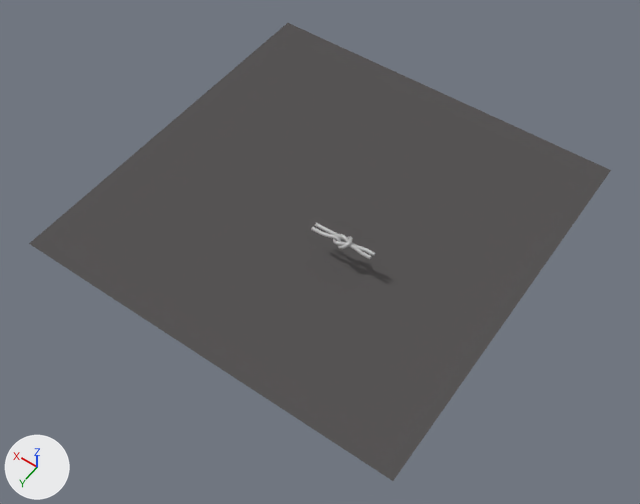
Before and after pictures for a commit that changed the Blender file knot_blank.blend.
Camera for both pictures: a 50 mm lens placed at (-28.4, 44.8, 67.8), pointed at (3.6, 0.0, -2.6). The lights are fixed; the arrows at lower left show +X, +Y and +Z.

Names of what the first picture shows: 'Knot', 'Plane'.
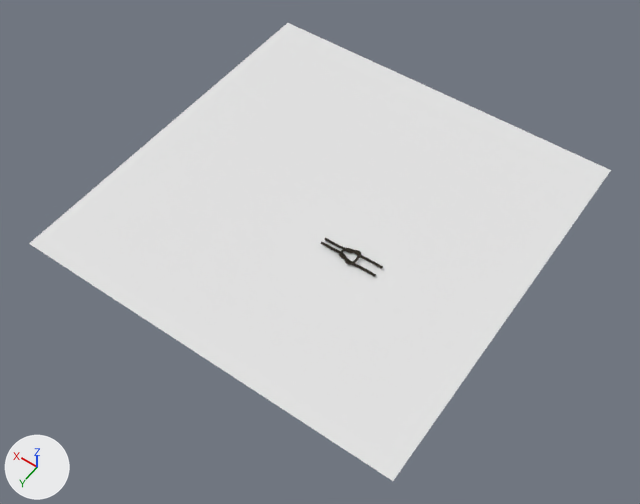
Changed parts and their boxes [x1, y1, x2, y2] in the pictures (640 x 504 px):
'Plane', recoloured (grey to white): [29, 23, 611, 481] in both
'Knot', deleted: before [311, 223, 375, 259]
'Mesh.009', added: after [321, 238, 383, 277]

What changed in the scene script:
```text
Change mat_material_002:
    mat_material_002: diffuse_material('Material.002') -> principled_material('Material.002')
    mat_material_002.base_color: (0.0972, 0.0923, 0.0923) -> (0.8, 0.8, 0.8)  # dark grey #585656 -> white #e7e7e7
    mat_material_002.roughness: 0.5 -> 0.0
Add mat_material:
    mat_material = bpy.data.materials.new('Material')
    # nodes: BsdfPrincipled, Mix, OutputMaterial, TexWave, UVMap
    # colours: brown #48402b
Add cu_mesh_009:
    cu_mesh_009 = bpy.data.curves.new('Mesh.009', 'CURVE')
    cu_mesh_009.dimensions = '3D'
    _sp = cu_mesh_009.splines.new('POLY'); _sp.points.add(38)
    _sp.points.foreach_set('co', [11.41, 1.0, 0.0, 0.0, 10.41, 1.0, 0.0, 0.0, 9.405, 1.0, 0.0, 0.0, 8.405, 1.0, 0.0, 0.0, 7.405, 1.0, 0.0, 0.0, 6.405, 1.0, 0.0, 0.0, 5.405, 1.0, 0.0, 0.0, 4.405, 1.0, 0.0, 0.0, 3.405, 1.0, 1.0, 0.0, 2.405, 1.0, 0.0, 0.0, 1.405, 1.0, 0.0, 0.0, 0.405, 1.0, 0.0, 0.0, 0.405, 2.0, -1.0, 0.0, 0.405, 3.0, 0.0, 0.0, -0.595, 3.0, 0.0, 0.0, -1.595, 3.0, 0.0, 0.0, -2.595, 3.0, 0.0, 0.0, -2.595, 2.0, 1.0, 0.0, -2.595, 1.0, 0.0, 0.0, -2.595, 0.0, 0.0, 0.0, -2.595, -1.0, 0.0, 0.0, -2.595, -2.0, 1.0, 0.0, -2.595, -3.0, 0.0, 0.0, -1.595, -3.0, 0.0, 0.0, -0.595, -3.0, 0.0, 0.0, 0.405, -3.0, 0.0, 0.0, 0.405, -2.0, -1.0, 0.0, 0.405, -1.0, 0.0, 0.0, 1.405, -1.0, 0.0, 0.0, 2.405, -1.0, 0.0, 0.0, 3.405, -1.0, 1.0, 0.0, 4.405, -1.0, 0.0, 0.0, 5.405, -1.0, 0.0, 0.0, 6.405, -1.0, 0.0, 0.0, 7.405, -1.0, 0.0, 0.0, 8.405, -1.0, 0.0, 0.0, 9.405, -1.0, 0.0, 0.0, 10.41, -1.0, 0.0, 0.0, 11.41, -1.0, 0.0, 0.0])
    _sp.order_v = 0
    _sp.resolution_v = 0
    _sp.use_endpoint_u = True
    _sp.use_smooth = False
    _sp = cu_mesh_009.splines.new('POLY'); _sp.points.add(34)
    _sp.points.foreach_set('co', [-11.59, 2.0, 0.0, 0.0, -10.59, 2.0, 0.0, 0.0, -9.595, 2.0, 0.0, 0.0, -8.595, 2.0, 0.0, 0.0, -7.595, 2.0, 0.0, 0.0, -6.595, 2.0, 0.0, 0.0, -5.595, 2.0, 0.0, 0.0, -4.595, 2.0, 0.0, 0.0, -3.595, 2.0, 0.0, 0.0, -2.595, 2.0, -1.0, 0.0, -1.595, 2.0, 0.0, 0.0, -0.595, 2.0, 0.0, 0.0, 0.405, 2.0, 1.0, 0.0, 1.405, 2.0, 0.0, 0.0, 2.405, 2.0, 0.0, 0.0, 3.405, 2.0, 0.0, 0.0, 3.405, 1.0, -1.0, 0.0, 3.405, 0.0, 0.0, 0.0, 3.405, -1.0, -1.0, 0.0, 3.405, -2.0, 0.0, 0.0, 2.405, -2.0, 0.0, 0.0, 1.405, -2.0, 0.0, 0.0, 0.405, -2.0, 1.0, 0.0, -0.595, -2.0, 0.0, 0.0, -1.595, -2.0, 0.0, 0.0, -2.595, -2.0, -1.0, 0.0, -3.595, -2.0, 0.0, 0.0, -4.595, -2.0, 0.0, 0.0, -5.595, -2.0, 0.0, 0.0, -6.595, -2.0, 0.0, 0.0, -7.595, -2.0, 0.0, 0.0, -8.595, -2.0, 0.0, 0.0, -9.595, -2.0, 0.0, 0.0, -10.59, -2.0, 0.0, 0.0, -11.59, -2.0, 0.0, 0.0])
    _sp.order_v = 0
    _sp.resolution_v = 0
    _sp.use_endpoint_u = True
    _sp.use_smooth = False
    cu_mesh_009.materials.append(mat_material)
    cu_mesh_009.use_path_clamp = True
    cu_mesh_009.bevel_resolution = 6
    cu_mesh_009.bevel_depth = 0.5
    cu_mesh_009.fill_mode = 'FULL'
Remove ob_knot:
    ob_knot = bpy.data.objects.new('Knot', cu_untitled)
    ob_knot.location = (0.44, 0.9, 2.31)
    _m = ob_knot.modifiers.new('Smooth', 'SMOOTH')
    _m.iterations = 10
    _m = ob_knot.modifiers.new('Subsurf', 'SUBSURF')
    _m.levels = 2
    _m.use_adaptive_subdivision = True
Add ob_mesh_009:
    ob_mesh_009 = bpy.data.objects.new('Mesh.009', cu_mesh_009)
    ob_mesh_009.location = (0.0, 0.0, -0.51)
    ob_mesh_009.scale = (0.3, 0.3, 0.3)
    _m = ob_mesh_009.modifiers.new('Smooth', 'SMOOTH')
    _m.iterations = 10
    _m = ob_mesh_009.modifiers.new('Subdivision', 'SUBSURF')
    _m.levels = 2
```
